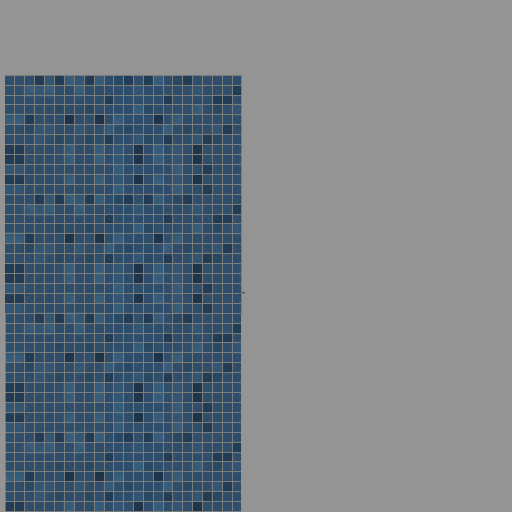
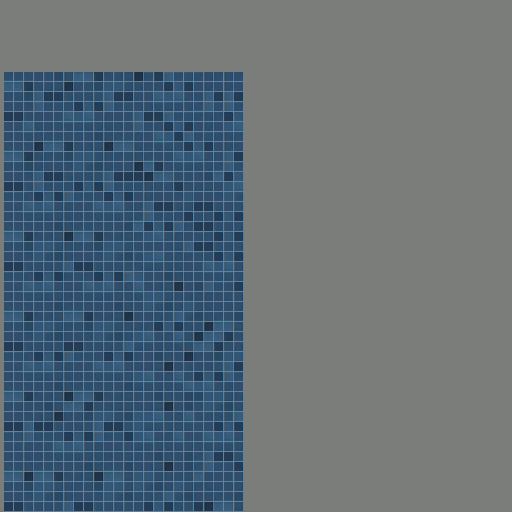
Before/after of a 512 × 512 layered artwork. What changed in the layer stack:
removed layer "Layer 2" over [0,0,512,512]
added layer "Layer 65" over [0,0,512,512]
